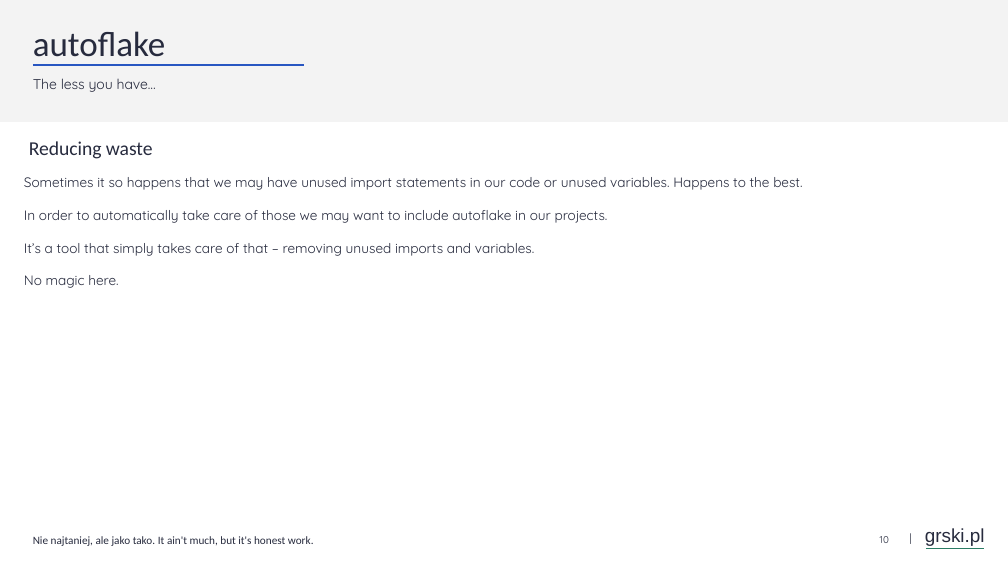
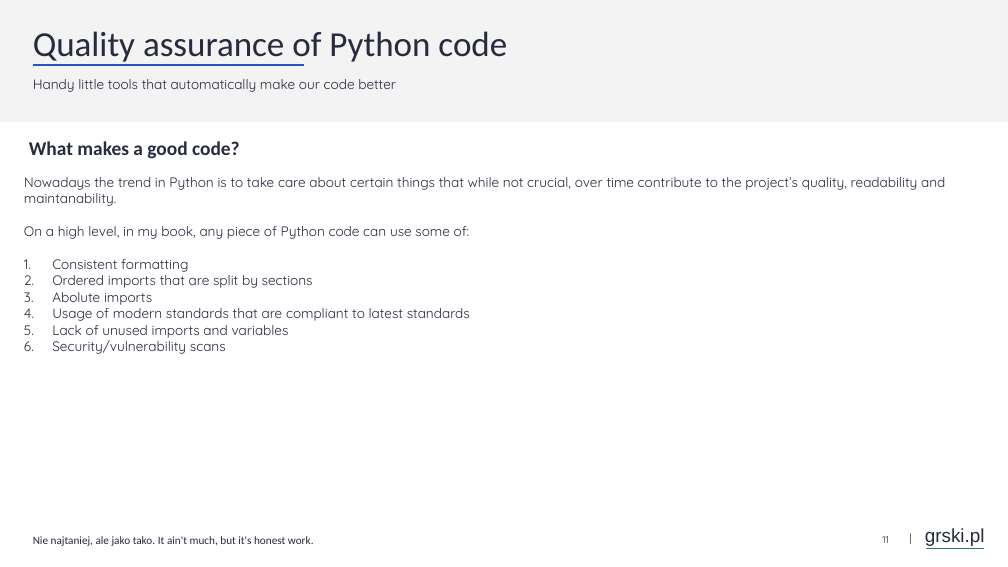
Before and after one commit to grski/knowledge, a slide deck: slide 11 of presentations/Black, isort, bandit and other tools.pptx (slide 10 before the commit). Drawn at 1008x567 pixels with LibreOffice and Linux fonts; fonts in the diff are those of the drawing. Boxes give left, top, right and bottom in pixels: in the first picture for what was removed or moved away, otherwise in the second. Text is boxed around its words. In the diff, an @@ line names an element or a change of style, - is before the commit and + after.

```diff
--- a/presentations/Black, isort, bandit and other tools.pptx
+++ b/presentations/Black, isort, bandit and other tools.pptx
@@ title at [33,31,507,65]: text changed @@
-autoflake
+Quality assurance of Python code
@@ subtitle at [33,79,396,92]: text changed; size 13.3 to 13 pt @@
-The less you have…
+Handy little tools that automatically make our code better
@@ subtitle at [29,141,240,159]: text changed; size 18.7 to 18.5 pt; bold on @@
-Reducing waste
+What makes a good code?
@@ text at [24,177,945,354]: text changed @@
-Sometimes it so happens that we may have unused import statements in our code or unused variables. Happens to the best.
-In order to automatically take care of those we may want to include autoflake in our projects.
-It’s a tool that simply takes care of that – removing unused imports and variables.
-No magic here.
+Nowadays the trend in Python is to take care about certain things that while not crucial, over time contribute to the project’s quality, readability and maintanability.
+On a high level, in my book, any piece of Python code can use some of:
+1. Consistent formatting
+2. Ordered imports that are split by sections
+3. Abolute imports
+4. Usage of modern standards that are compliant to latest standards
+5. Lack of unused imports and variables
+6. Security/vulnerability scans
@@ page number at [882,536,889,543]: text changed @@
-10
+11
```
Also in this commit, not shown: 1 slide added, 2 other files.
